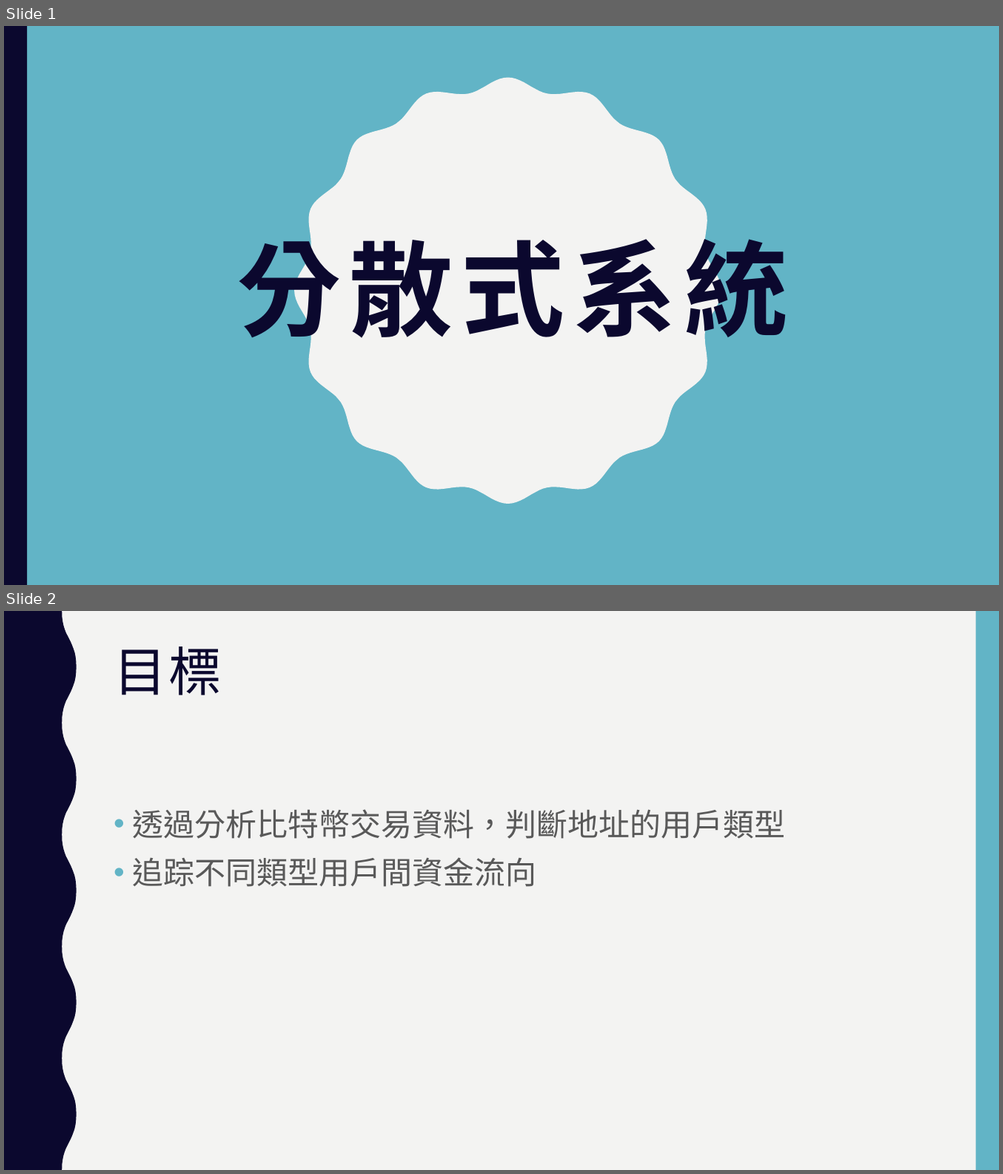
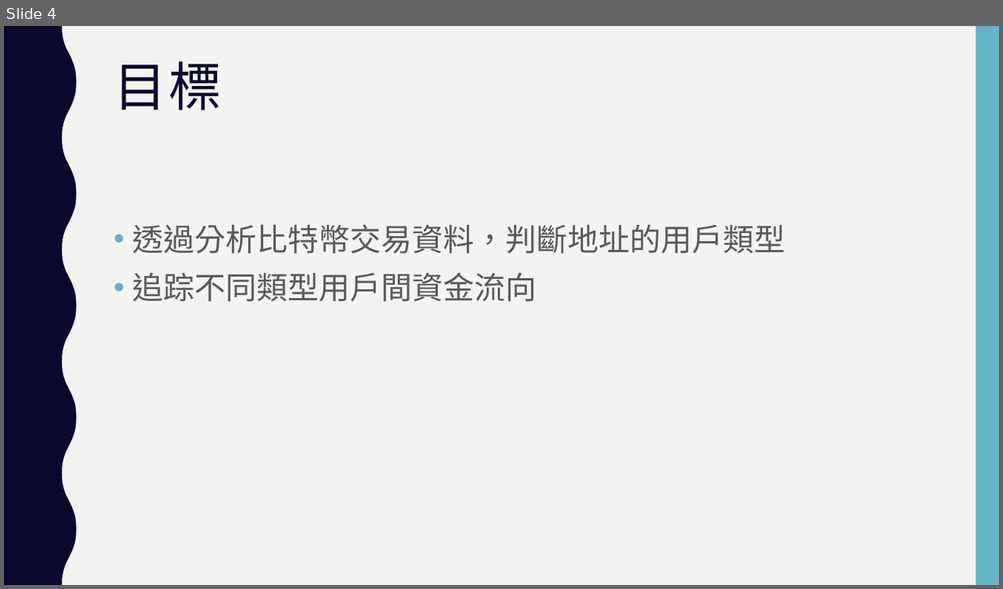
Before and after one commit to Aurako/NCCU2018_distributed-systems_group6, a slide deck: finalproject.pptx. Shown one above the other, each under a label of ours: slides 1 and 2 before the commit, slide 4 after it. The pictures are 1003x1174 and 1003x589 pixels, drawn with LibreOffice and Linux fonts; fonts in the diff are those of the drawing. Boxes give left, top, right and bottom in pixels: in the first picture for what was removed or moved away, otherwise in the second. Text is boxed around its words. In the diff, an @@ line names an element or a change of style, - is before the commit and + after.

```diff
--- a/finalproject.pptx
+++ b/finalproject.pptx
@@ slide 1 removed at bbox=[4, 26, 999, 585], background #62B4C6 @@
@@ rectangle removed at bbox=[4, 26, 27, 585] @@
@@ freeform shape removed at bbox=[294, 78, 722, 504] @@
@@ title removed at bbox=[237, 223, 788, 354] @@
-分散式系統
@@ what was slide 2 is now slide 4 @@
```
Also in this commit, not shown: 3 slides added, 1 other slide removed.
